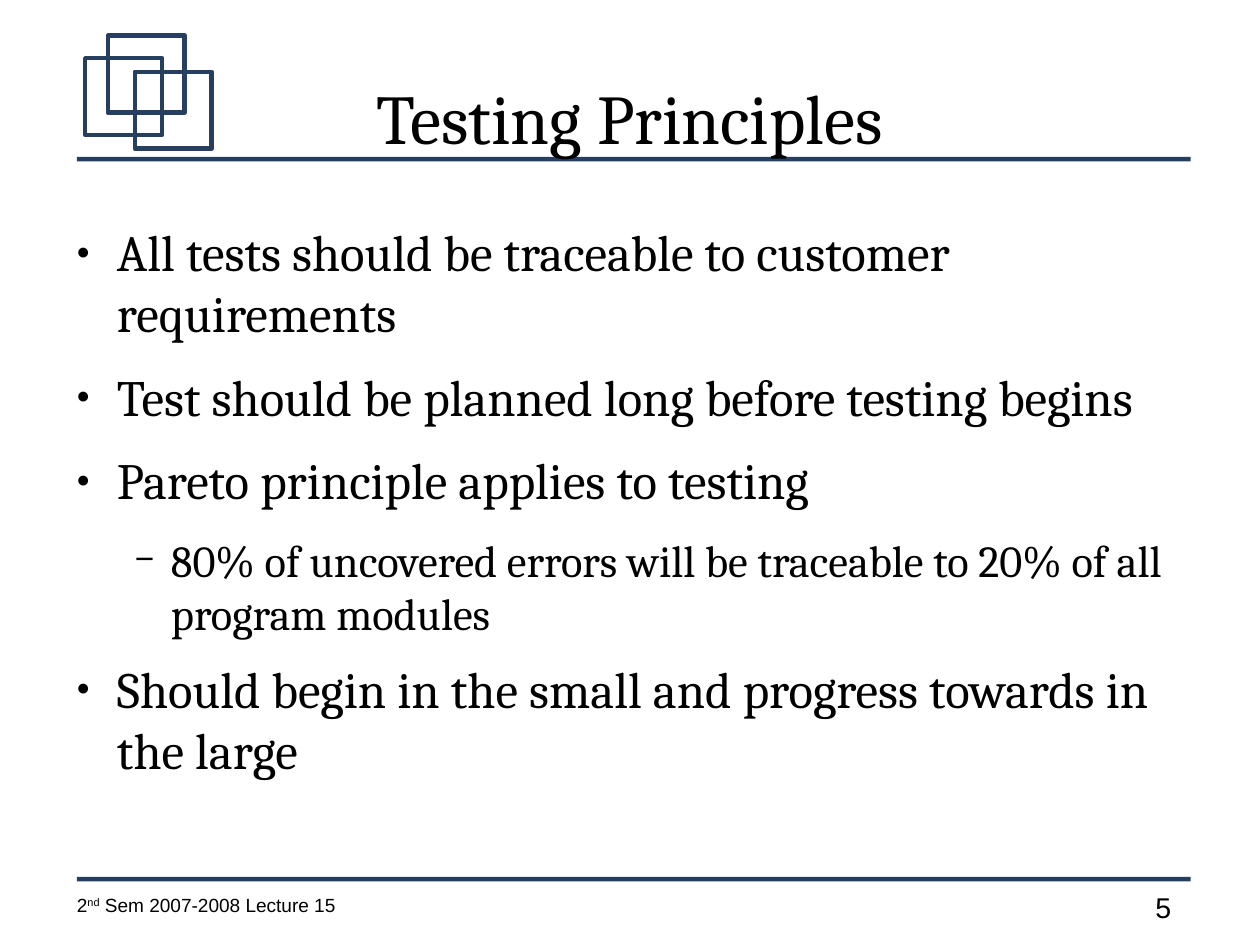
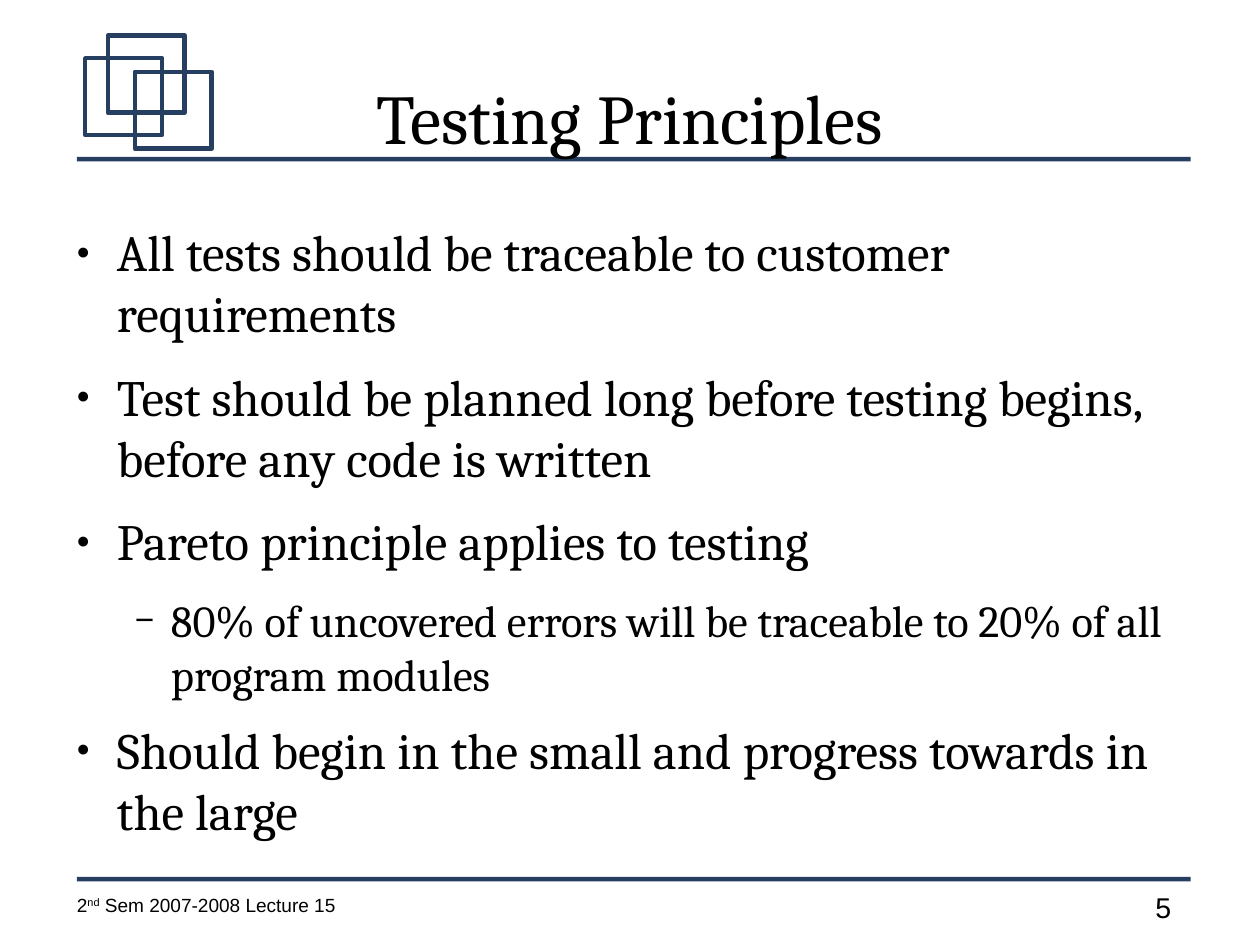
Before and after one commit to jachermocilla/jach-homepage, a slide deck: slide 5 of CMSC128-2nd-Sem-2007-L15.odp. Drawn at 1260x945 pixels with LibreOffice and Linux fonts; fonts in the diff are those of the drawing. Boxes give left, top, right and bottom in pixels: in the first picture for what was removed or moved away, otherwise in the second. Text is boxed around its words. In the diff, an @@ line names an element or a change of style, - is before the commit and + after.

```diff
--- a/CMSC128-2nd-Sem-2007-L15.odp
+++ b/CMSC128-2nd-Sem-2007-L15.odp
@@ text at [117,380,1143,488]: text changed @@
-● Test should be planned long before testing begins
+● Test should be planned long before testing begins, before any code is written
```
Also in this commit, not shown: 5 other slides changed, 6 slides added.
